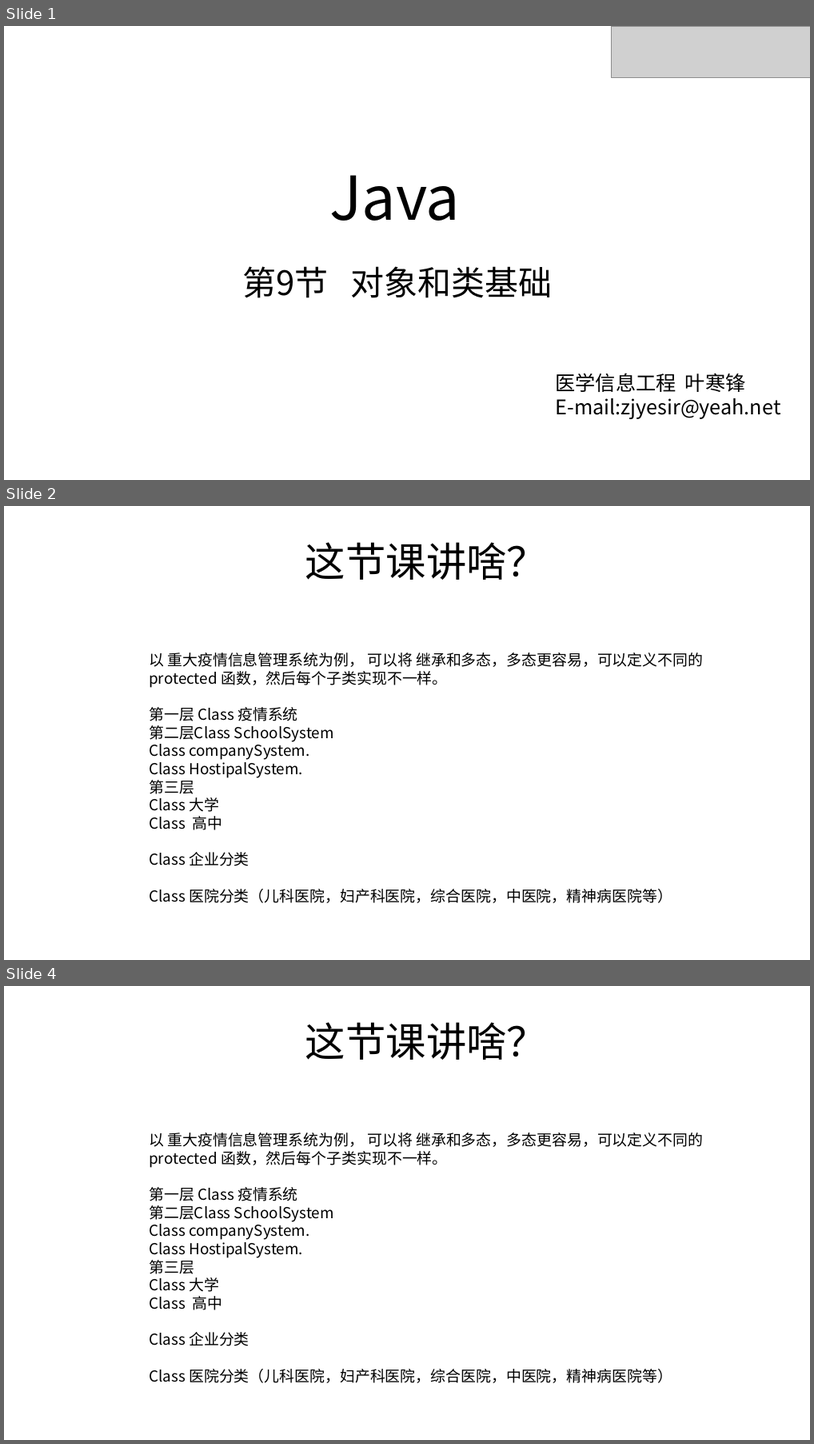
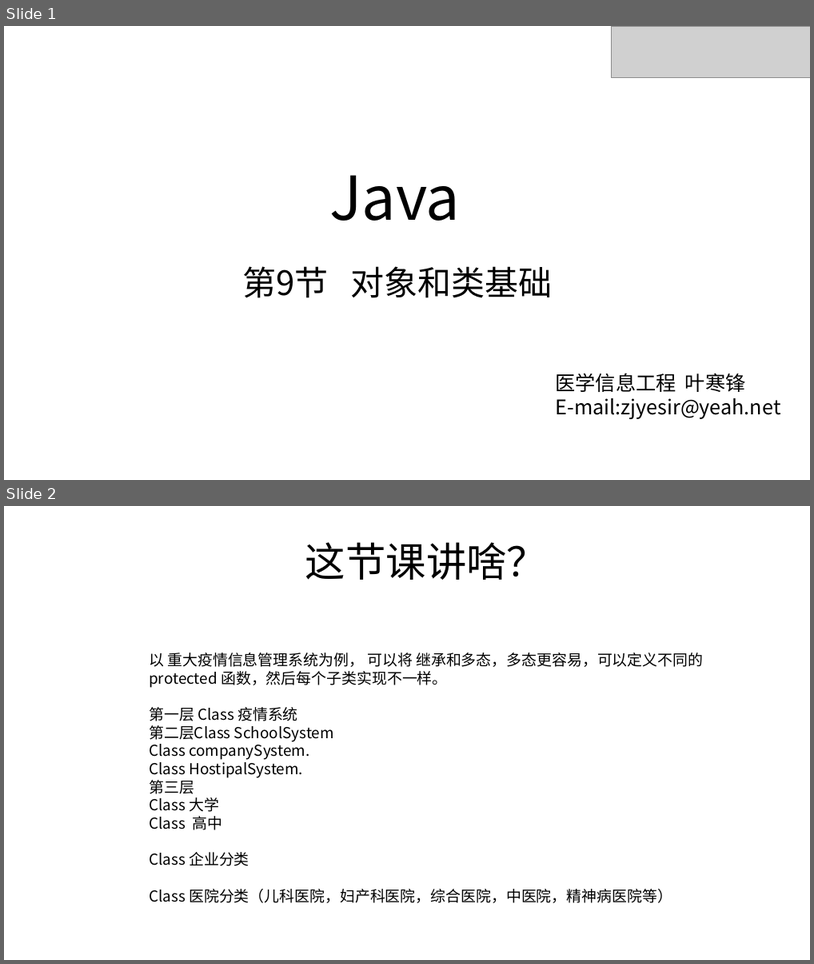
Before and after one commit to zjyesir/hmc_java_1, a slide deck: ppt/11.继承.pptx. Shown one above the other, each under a label of ours: slides 1, 2 and 4 before the commit, slides 1 and 2 after it; the slides between them are not shown. The pictures are 814x1444 and 814x964 pixels, drawn with LibreOffice and Linux fonts; fonts in the diff are those of the drawing; grey boxes stand for pictures; background and template pictures are left out. Boxes give left, top, right and bottom in pixels: in the first picture for what was removed or moved away, otherwise in the second. Text is boxed around its words. In the diff, an @@ line names an element or a change of style, - is before the commit and + after.

Commit message:
继承写的差不多，接下来写多态

```diff
--- a/ppt/11.继承.pptx
+++ b/ppt/11.继承.pptx
@@ slide 2 removed at [4,506,810,960], background picture (left out) @@
@@ text removed at [306,542,547,580] @@
-这节课讲啥？
@@ text removed at [149,652,703,903] @@
-以 重大疫情信息管理系统为例， 可以将 继承和多态，多态更容易，可以定义不同的protected 函数，然后每个子类实现不一样。
-第一层 Class 疫情系统
-第二层Class SchoolSystem
-Class companySystem.
-Class HostipalSystem.
-第三层
-Class 大学
-Class 高中
-Class 企业分类
-Class 医院分类（儿科医院，妇产科医院，综合医院，中医院，精神病医院等）
@@ what was slide 4 is now slide 2 @@
```
Also in this commit, not shown: 2 slides changed, 8 slides added, 2 other slides removed, 2 other files.
